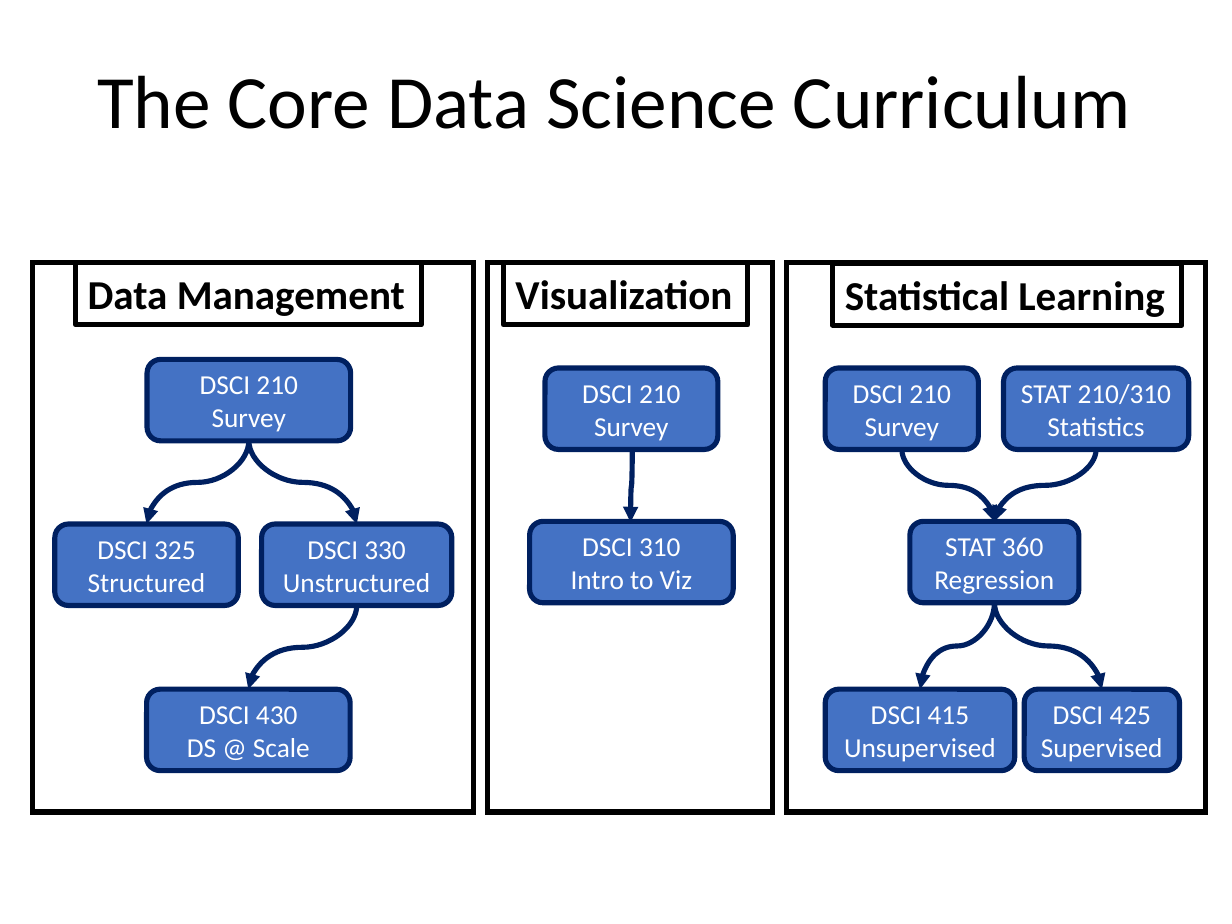
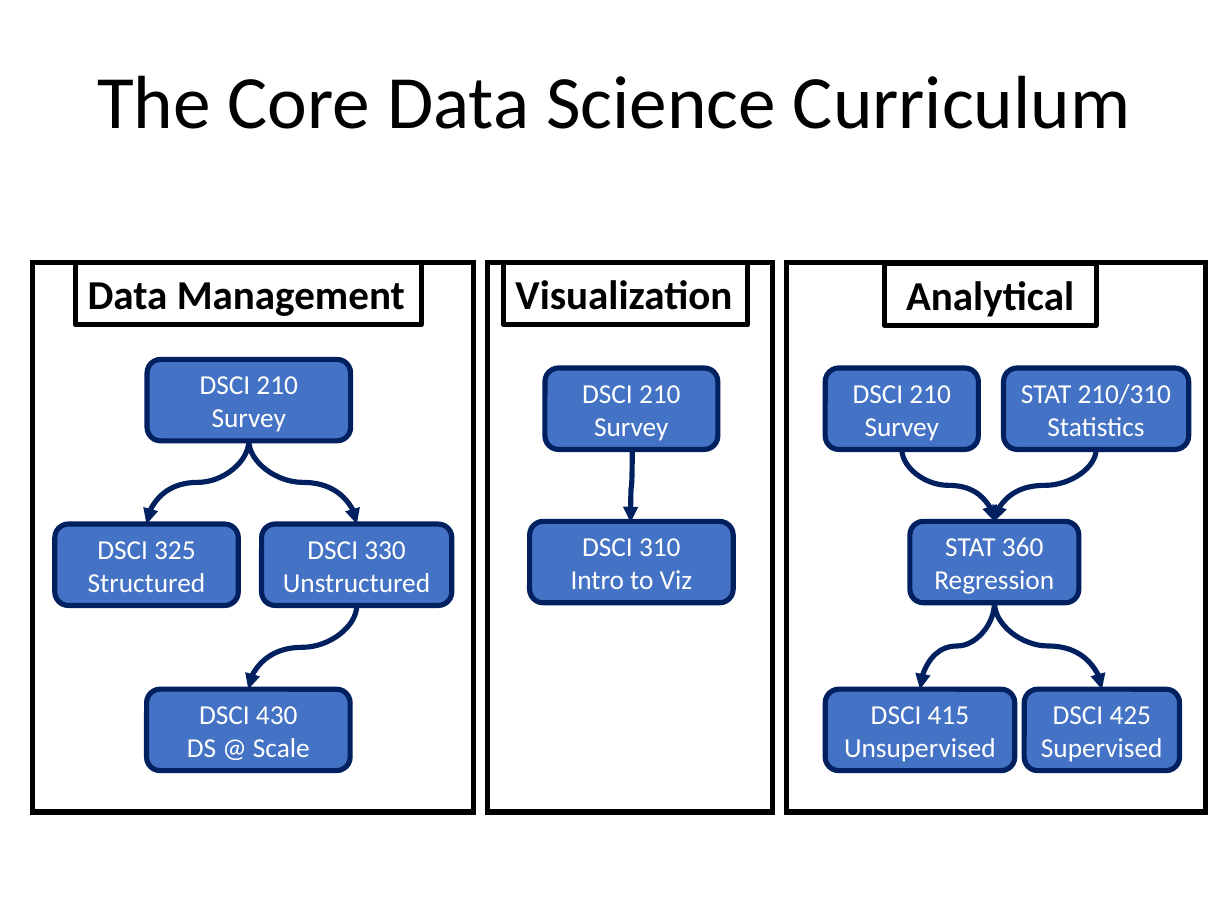
Before and after one commit to WSU-DataScience/USCOTS19_workshop, a slide deck: slide 5 of DSCI_at_WSU.pptx (slide 3 before the commit). Drawn at 1232x924 pixels with LibreOffice and Linux fonts; fonts in the diff are those of the drawing. Boxes give left, top, right and bottom in pixels: in the first picture for what was removed or moved away, otherwise in the second. Text is boxed around its words. In the diff, an @@ line names an element or a change of style, - is before the commit and + after.

```diff
--- a/DSCI_at_WSU.pptx
+++ b/DSCI_at_WSU.pptx
@@ rectangle "Analytical": place and size @@
-rectangle "Analytical" at (833,262,1181,324)
+rectangle "Analytical" at (885,262,1096,324)
@@ text in rectangle at (906,281,1074,317): text changed @@
-Statistical Learning
+Analytical
```
Also in this commit, not shown: 4 other slides changed, 3 slides added, 1 slide removed.
